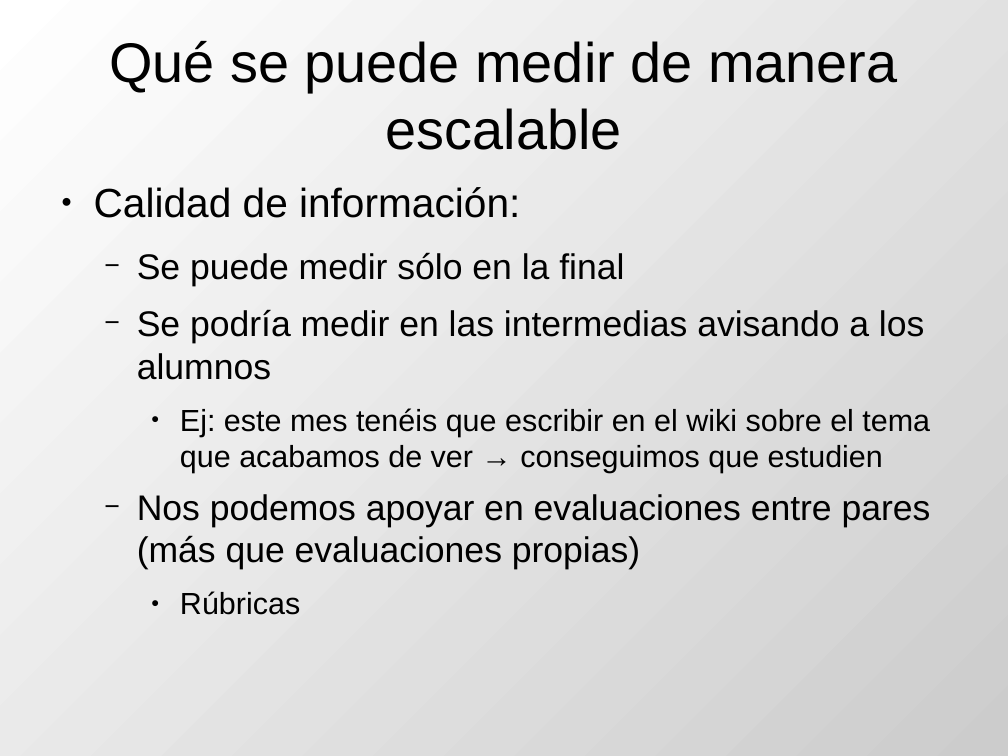
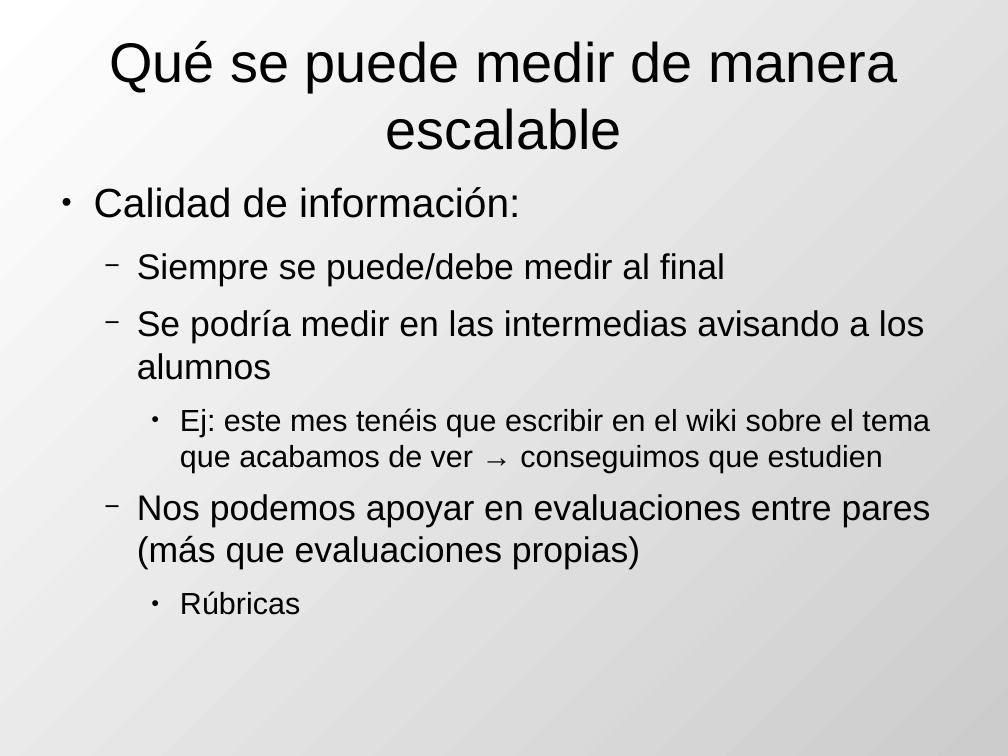
Before and after one commit to DrPantera/wikis4education, a slide deck: slide 9 of uca-2013_07/tema-5-EvaluacionWikis.odp. Drawn at 1008x756 pixels with LibreOffice and Linux fonts; fonts in the diff are those of the drawing. Boxes give left, top, right and bottom in pixels: in the first picture for what was removed or moved away, otherwise in the second. Text is boxed around its words. In the diff, an @@ line names an element or a change of style, - is before the commit and + after.

```diff
--- a/uca-2013_07/tema-5-EvaluacionWikis.odp
+++ b/uca-2013_07/tema-5-EvaluacionWikis.odp
@@ text at (137, 253, 725, 286): text changed @@
-  − Se puede medir sólo en la final
+  − Siempre se puede/debe medir al final
```
Also in this commit, not shown: 2 other slides changed, 1 slide added, 1 other file.
